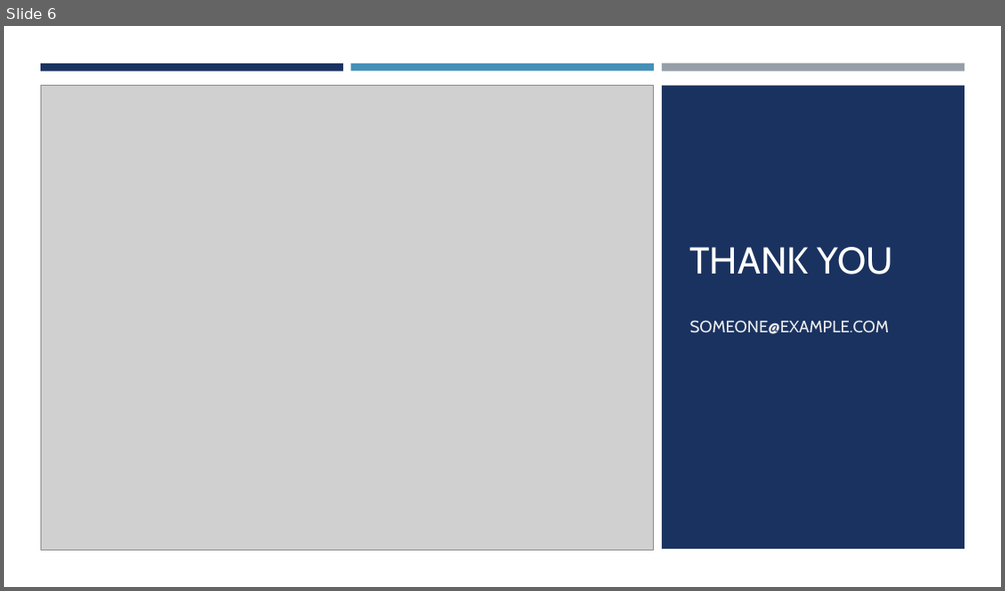
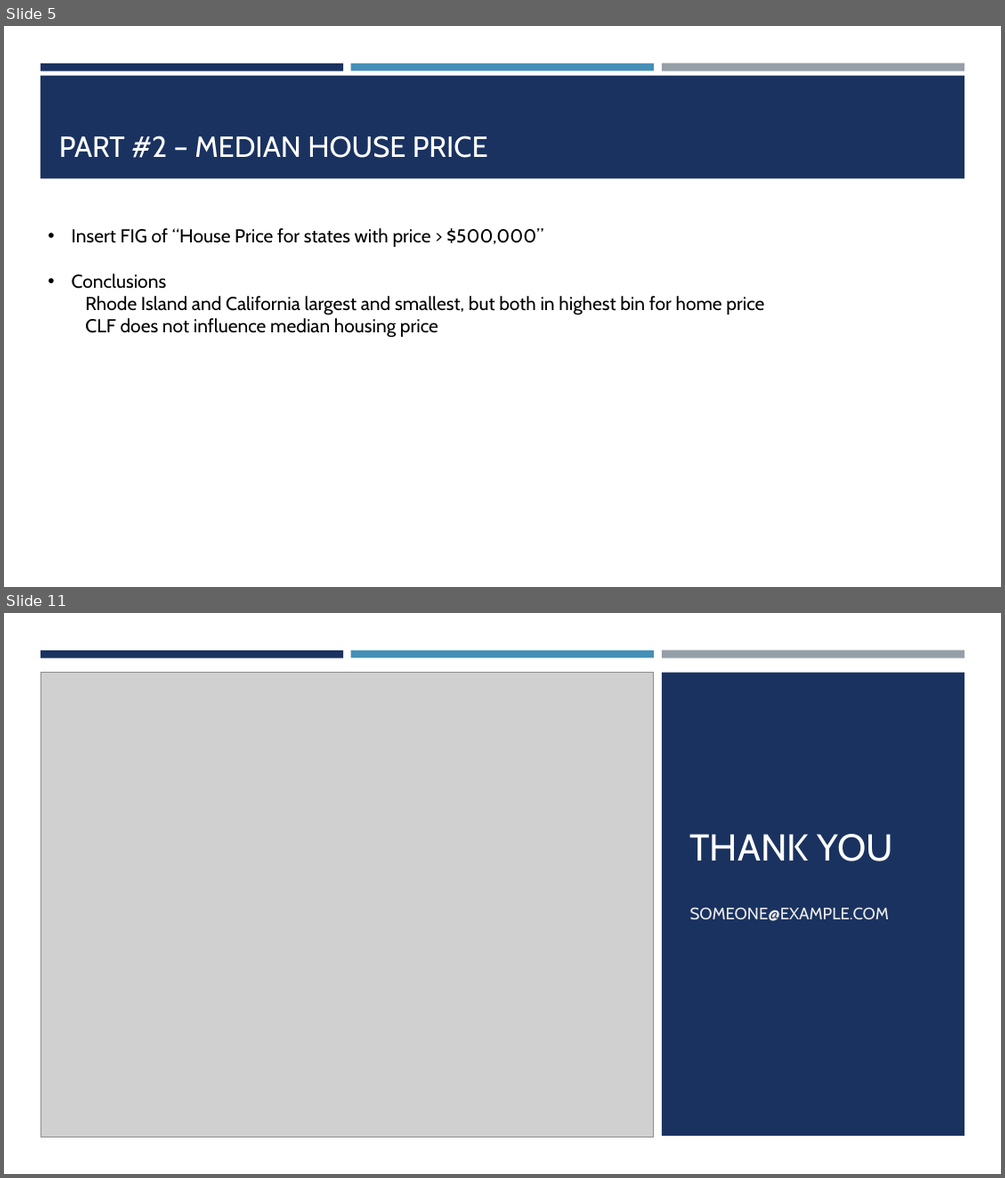
Before and after one commit to shawn-cavalieri/panic_at_the_desktop_project_1, a slide deck: Panic At The Desktop Project 1-.pptx. Shown one above the other, each under a label of ours: slide 6 before the commit, slides 5 and 11 after it; the slides between them are not shown. The pictures are 1005x591 and 1005x1178 pixels, drawn with LibreOffice and Linux fonts; fonts in the diff are those of the drawing; grey boxes stand for pictures. Boxes give left, top, right and bottom in pixels: in the first picture for what was removed or moved away, otherwise in the second. Text is boxed around its words. In the diff, an @@ line names an element or a change of style, - is before the commit and + after.

```diff
--- a/Panic At The Desktop Project 1-.pptx
+++ b/Panic At The Desktop Project 1-.pptx
@@ slide 5 added at (4,26,1001,587), background #FFFFFF @@
@@ rectangle added at (40,63,343,70), fill #1A3260 @@
@@ rectangle added at (40,75,965,178), fill #1A3260 @@
@@ rectangle added at (351,63,654,70), fill #4590B8 @@
@@ rectangle added at (662,63,964,71), fill #969FA7 @@
@@ title added at (59,135,488,158), 28 pt, text #FFFFFF @@
+PART #2 – MEDIAN HOUSE PRICE
@@ text added at (72,228,764,338), 18 pt, text #000000 @@
+• Insert FIG of “House Price for states with price > $500,000”
+• Conclusions
+  Rhode Island and California largest and smallest, but both in highest bin for home price
+  CLF does not influence median housing price
@@ what was slide 6 is now slide 11 @@
```
Also in this commit, not shown: 2 slides changed, 7 other slides added, 3 slides removed, 3 other files.
